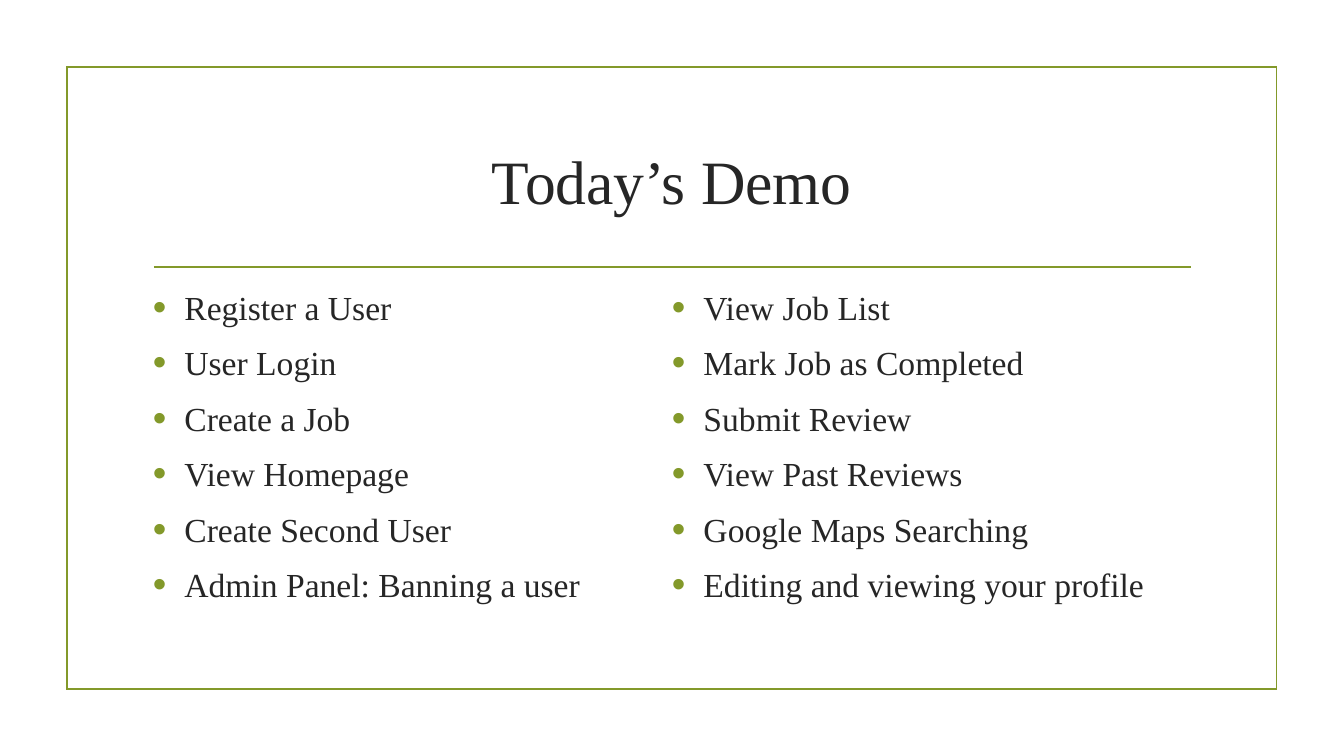
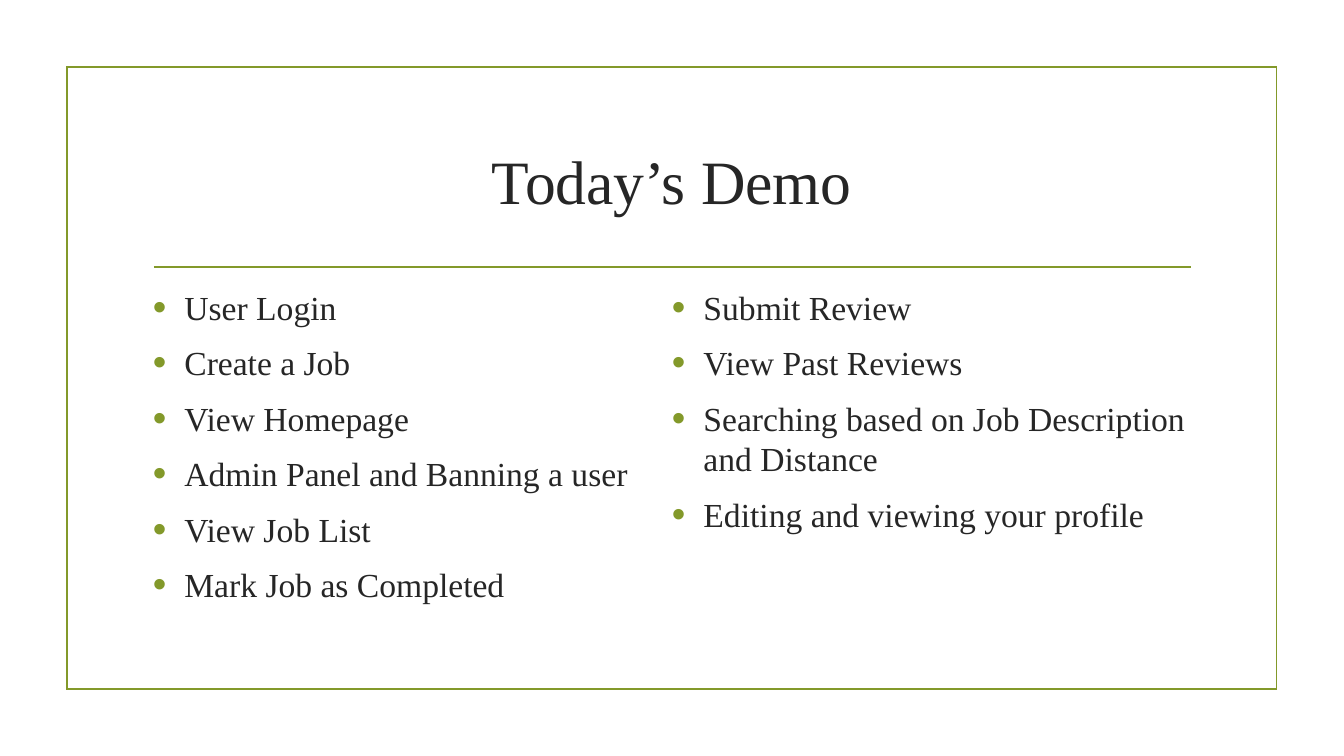
Before and after one commit to jjumbc/Software-Engineering-Group-project, a slide deck: slide 4 of Presentation/Spiral3.pptx. Drawn at 1344x756 pixels with LibreOffice and Linux fonts; fonts in the diff are those of the drawing; background and template pictures are left out. Boxes give left, top, right and bottom in pixels: in the first picture for what was removed or moved away, otherwise in the second. Text is boxed around its words. In the diff, an @@ line names an element or a change of style, - is before the commit and + after.

```diff
--- a/Presentation/Spiral3.pptx
+++ b/Presentation/Spiral3.pptx
@@ text at (x1=184, y1=297, x2=391, y2=327): paragraph removed @@
-• Register a User
@@ text at (x1=703, y1=407, x2=1185, y2=472): text changed @@
-• Google Maps Searching
+• Searching based on Job Description and Distance
@@ text at (x1=184, y1=462, x2=627, y2=493): text changed @@
-• Create Second User
-• Admin Panel: Banning a user
+• Admin Panel and Banning a user
```
Also in this commit, not shown: 1 slide removed.
